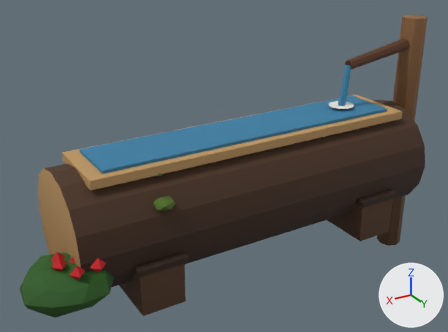
One commit to the FBX model Assets/NoHesi/Models/AlpPack/Trough.fbx: the scene before it, then after it.
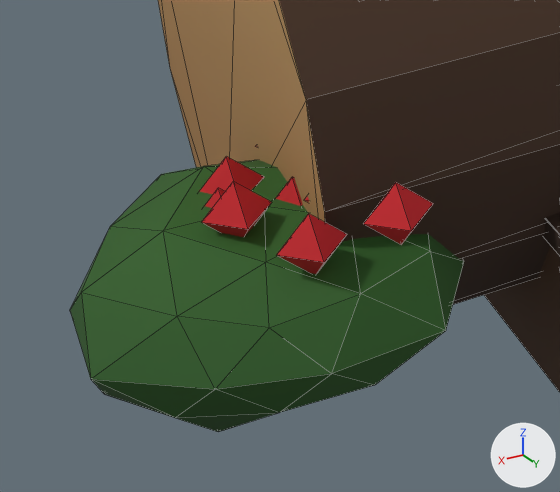
Each version is shown whole from a camera (50 mm lens) standing at (2.27, 3.46, 2.35) and looking at (0.15, -0.07, 0.58), then close up on the part from 1% to 31% of the width and 64% to 100% of the height. Every picture has the same lights, and +X, +Y and +Z are marked at lower right. The older version's two pictures come first. The close-ups show mesh edges as thin lines. Objects named as collision shapes, trigger or cutter boxes, shadow casters or lower levels of detail are left out. Where no turn or scale is listed for an object, it has been applied to the vertices.

Before the edit, the objects in view are built like this:
```python
me_trough_lod0 = bpy.data.meshes.new('Trough_LOD0')
me_trough_lod0.from_pydata(...)  # 308 vertices, 502 faces; spans x -1.65..1.73, y -0.47..0.55, z -0.5..1.5
me_trough_lod0.materials.append(mat_ap_palette)
ob_trough_lod0 = bpy.data.objects.new('Trough_LOD0', me_trough_lod0)
ob_trough_lod0.location = (0.0, 0.0, 0.0)
```
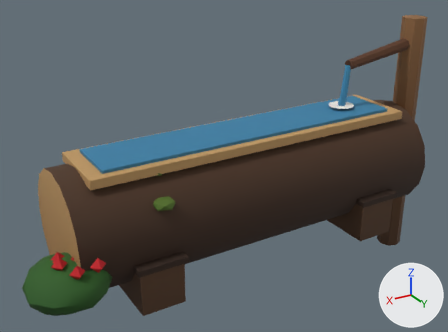
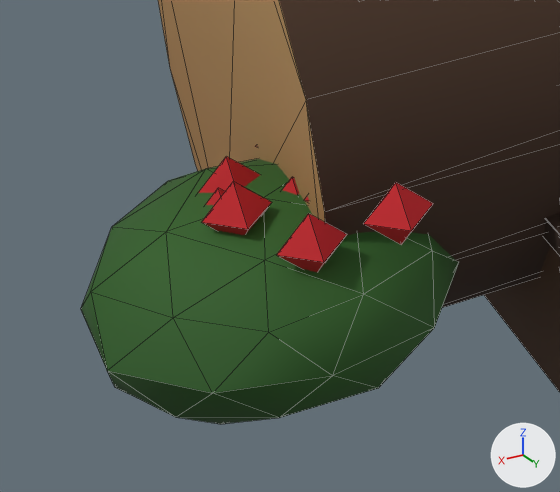
Pixel boxes (x1, y1, x2, y2) of what changed, in the close-ups (560 x 492 px; the box of a moved part takes in the faces that stretch with it):
```json
{"object": "Trough_LOD0", "change": "reshaped", "before": [70, 0, 560, 432], "after": [81, 0, 560, 424]}
{"part": 1, "of": "me_trough_lod0", "change": "moved or reshaped", "before": [70, 160, 464, 432], "after": [81, 159, 459, 424]}
{"part": 2, "of": "me_trough_lod0", "change": "shading changed", "before": [70, 156, 466, 432], "after": [81, 156, 466, 424]}
```

The change, as JSON lines over the scene's bpy script:
```json
{"block": "me_trough_lod0", "where": "# used by ob_trough_lod0; location = (0.0, 0.0, 0.0)"}
{"op": "remove", "block": "me_trough_lod0", "code": "me_trough_lod0.from_pydata(...)  # 308 vertices, 502 faces; spans x -1.65..1.73, y -0.47..0.55, z -0.5..1.5"}
{"op": "add", "block": "me_trough_lod0", "code": "me_trough_lod0.from_pydata(...)  # 308 vertices, 502 faces; spans x -1.65..1.71, y -0.47..0.55, z -0.5..1.5"}
{"block": "me_trough_lod0", "change": "me_trough_lod0 part 1: 29 of 308 vertices moved; they spanned x 1.19..1.73, y 0.0..0.53, z 0.1..0.38 and now span x 1.2..1.71, y 0.02..0.52, z 0.11..0.4; mean shift (0.0, 0.0, 0.0); largest move (1.3, 0.19, 0.3) -> (1.28, 0.17, 0.31)"}
{"block": "me_trough_lod0", "change": "me_trough_lod0 part 2: edges marked sharp go from 0 to 385"}
{"block": "me_trough_lod0", "change": "other edits to the shape of me_trough_lod0 do not show in these pictures"}
```
